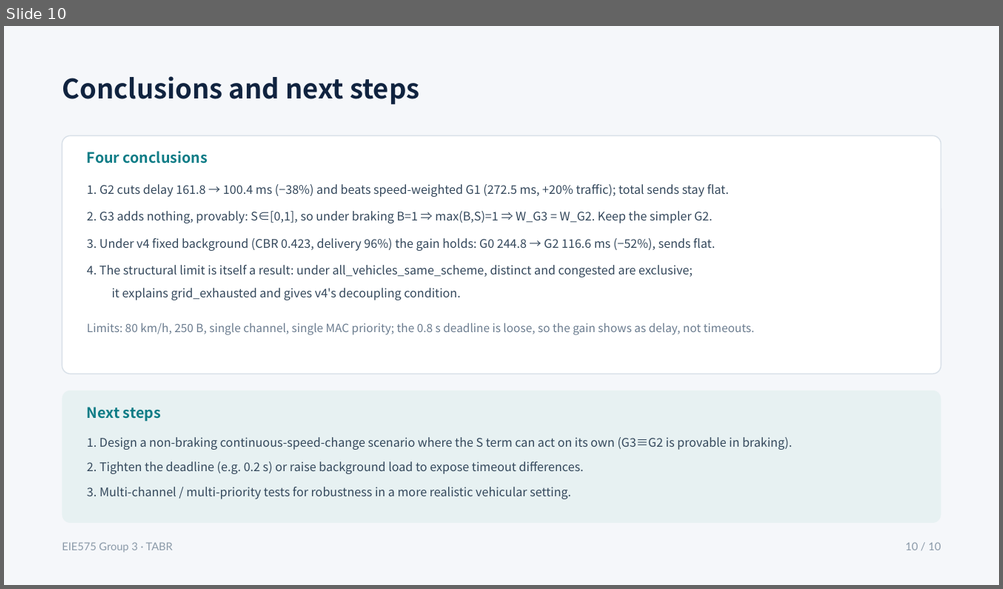
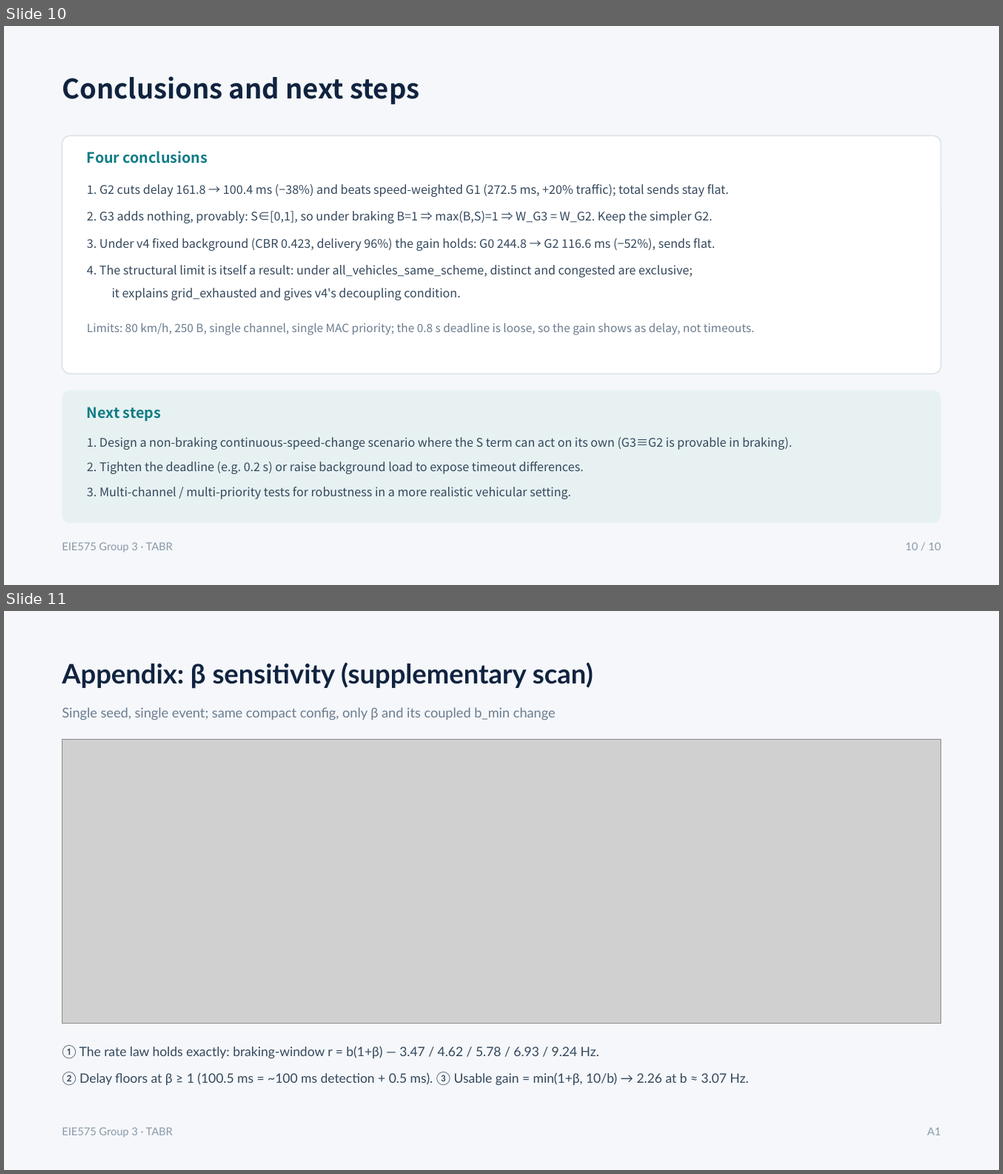
Before and after one commit to han088693-debug/EIE575-Project, a slide deck: TABR_project/docs/deck/en/EIE575_TABR_deck_EN.pptx. Shown one above the other, each under a label of ours: slide 10 before the commit, slides 10 and 11 after it. The pictures are 1003x589 and 1003x1174 pixels, drawn with LibreOffice and Linux fonts; fonts in the diff are those of the drawing; grey boxes stand for pictures. Boxes give left, top, right and bottom in pixels: in the first picture for what was removed or moved away, otherwise in the second. Text is boxed around its words. In the diff, an @@ line names an element or a change of style, - is before the commit and + after.

Commit message:
Add two appendix slides to both deck editions

```diff
--- a/TABR_project/docs/deck/en/EIE575_TABR_deck_EN.pptx
+++ b/TABR_project/docs/deck/en/EIE575_TABR_deck_EN.pptx
@@ slide 11 added at (x1=4, y1=611, x2=999, y2=1170), background #FFFFFF @@
@@ rectangle added at (x1=4, y1=611, x2=999, y2=1170), fill #F5F7FA @@
@@ text added at (x1=62, y1=662, x2=593, y2=689), 26 pt, text #10233F, bold @@
+Appendix: β sensitivity (supplementary scan)
@@ text added at (x1=62, y1=707, x2=555, y2=721), 13 pt, text #6B7C8F @@
+Single seed, single event; same compact config, only β and its coupled b_min change
@@ picture added at (x1=62, y1=739, x2=941, y2=1024) @@
@@ text added at (x1=62, y1=1045, x2=599, y2=1059), 12.5 pt, text #33475B @@
+① The rate law holds exactly: braking-window r = b(1+β) — 3.47 / 4.62 / 5.78 / 6.93 / 9.24 Hz.
@@ text added at (x1=62, y1=1073, x2=748, y2=1085), 12.5 pt, text #33475B @@
+② Delay floors at β ≥ 1 (100.5 ms = ~100 ms detection + 0.5 ms). ③ Usable gain = min(1+β, 10/b) → 2.26 at b ≈ 3.07 Hz.
@@ text added at (x1=62, y1=1128, x2=173, y2=1137), 10.5 pt, text #8A99A8 @@
+EIE575 Group 3 · TABR
@@ text added at (x1=927, y1=1128, x2=940, y2=1136), 10.5 pt, text #8A99A8 @@
+A1
```
Also in this commit, not shown: 1 other slide added, 9 other files.
